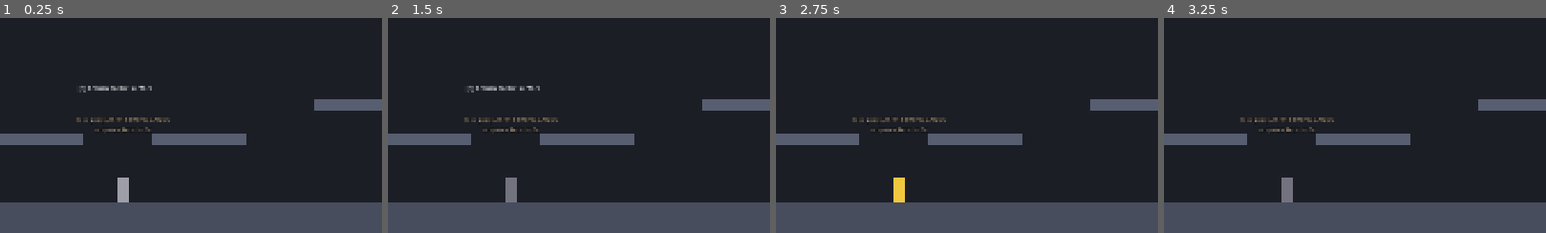
Above: before the commit, frames 1-4 (left to right).
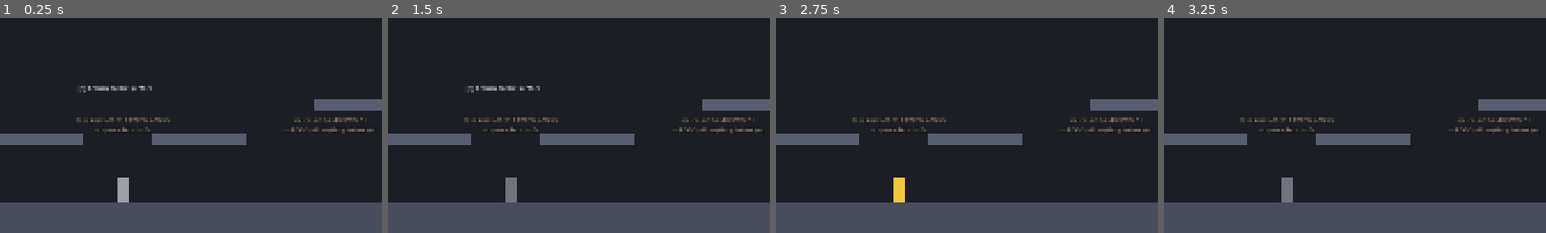
Above: after the commit, the same moments.

Repository: dlepi24/dungeon-delve
Game: Godot game, scene res://src/rooms/gym.tscn
The game is run twice, just before and just after one commit, with the same random seed, the same clock (stepped at 60 frames per second) and the same inputs. This scene is started directly instead of the project's main scene.
Inputs (mouse positions are % of the whole screen's width and height, from its top left):
- Up to frame 1 (0.25 s): no input
- Up to frame 2 (1.5 s): tap Enter (ui_accept) at 0.5 s; move the mouse to (72, 45) at 0.52 s; hold D (move_right) 0.53-1.25 s; click (72, 45) at 0.6 s; tap Space (jump) at 0.77, 1.07 s; right-click (72, 45) at 0.8 s; drag from (30, 55) to (14, 78) at 1.27 s
- Up to frame 3 (2.75 s): move the mouse to (60, 28) at 2.02 s; hold D (move_right) from 2.03 s (still down); hold Space (jump) from 2.03 s (still down); click (60, 28) at 2.3 s
- Up to frame 4 (3.25 s): release D (move_right) at 2.75 s; release Space (jump) at 2.75 s; drag from (45, 70) to (20, 75) at 2.77 s
The pictures show only the part of the screen within x 35-85%, y 42-92%; the shares and areas given below are measured in that part.

The runs differ from the first frame. In frame 1, 0.5% of the frame differs, in the area x 76-98%, y 46-54%; in frame 2, 0.5%; in frame 3, 0.5%; in frame 4, 0.5%.

Commit message:
Add the Pick Pogo: the miner's traversal verb
Dustin's call from the movement design session. In the air, attack
while holding down: the pick strikes beneath you, and anything it
connects with launches you past jump height with air control refreshed
— enemies, the Overseer, spike beds struck from above, and falling
debris (destroyed by the bounce). It needs a TARGET on purpose: pure
verticality stays with the tier layouts; the pogo is expression, earned
mid-fight. Costs no input budget (down + attack), no riposte, chips
half poise at 0.8x damage — movement first. All windows and the bounce
speed are exports. Gym signage teaches it.

Co-Authored-By: Claude Fable 5 <noreply@anthropic.com>

Diff:
--- a/src/player/player.gd
+++ b/src/player/player.gd
@@ -90,6 +90,18 @@
 ## Hitbox position relative to the player, mirrored by facing.
 @export var attack_hitbox_offset: Vector2 = Vector2(34, -28)
 
+@export_group("Pogo")
+## Upward speed granted by a connected pick pogo (down+attack in the air).
+## Compare the jump's launch speed (~578 at defaults): slightly above it, so a
+## bounce chain can climb.
+@export var pogo_bounce_speed: float = 640.0
+## Pogo damage as a fraction of the weapon's swing. Below 1: it is a movement
+## verb that hurts, not a better attack.
+@export var pogo_damage_mult: float = 0.8
+## Startup and active windows, ms. Fast — the read is the aim, not the wait.
+@export var pogo_startup_ms: int = 50
+@export var pogo_active_ms: int = 240
+
 @export_group("Parry")
 ## GDD feel spec: 120 ms. The greedy window.
 @export var parry_active_ms: int = 120
@@ -459,6 +471,20 @@
 	return equipped_weapon.recovery_ms if equipped_weapon != null else attack_recovery_ms
 func _w_cancel() -> int:
 	return equipped_weapon.cancel_start_ms if equipped_weapon != null else attack_cancel_start_ms
+
+
+## Juice for a pogo bounce off something that is not a hurtbox (spikes,
+## debris) — hurtbox hits already ride the hit_landed juice train.
+func pogo_bounced() -> void:
+	_juice.punch(Vector2(0.82, 1.24))
+	Rumble.hit()
+	_dust(4, 60.0)
+
+
+## Restore the attack hitbox to the equipped weapon's shape — public because
+## the pogo state borrows the hitbox and must hand it back exactly as found.
+func reset_attack_hitbox() -> void:
+	_resize_attack_hitbox()
 
 
 ## Resize the physical hitbox and its swing arc to the equipped weapon, so a
--- a/src/player/player.tscn
+++ b/src/player/player.tscn
@@ -15,6 +15,7 @@
 [ext_resource type="Script" path="res://src/player/states/attack.gd" id="7_attack"]
 [ext_resource type="Script" path="res://src/player/states/parry.gd" id="8_parry"]
 [ext_resource type="Script" path="res://src/player/states/hitstun.gd" id="9_hitstun"]
+[ext_resource type="Script" path="res://src/player/states/pogo.gd" id="9_pogo"]
 [ext_resource type="Script" path="res://src/systems/hitbox.gd" id="10_hitbox"]
 [ext_resource type="Script" path="res://src/systems/hurtbox.gd" id="11_hurtbox"]
 [ext_resource type="Script" path="res://src/systems/body_juice.gd" id="12_juice"]
@@ -118,3 +119,6 @@
 
 [node name="Hitstun" type="Node" parent="StateMachine"]
 script = ExtResource("9_hitstun")
+
+[node name="Pogo" type="Node" parent="StateMachine"]
+script = ExtResource("9_pogo")
--- a/src/player/states/air.gd
+++ b/src/player/states/air.gd
@@ -19,6 +19,10 @@
 	if player.try_consume_roll():
 		return &"Roll"
 	if player.try_consume_attack():
+		# Holding down turns the air attack into the Pick Pogo — the traversal
+		# verb. No held direction (or held up/side) swings normally.
+		if Input.is_action_pressed(&"move_down"):
+			return &"Pogo"
 		return &"Attack"
 	if player.try_consume_parry():
 		return &"Parry"
--- /dev/null
+++ b/src/player/states/pogo.gd
@@ -0,0 +1,98 @@
+extends PlayerState
+## The Pick Pogo — the traversal verb (GDD 2026-07-18, Dustin's call).
+##
+## In the air, attack while holding down: the pick strikes BENEATH you, and
+## anything it connects with launches you back up past jump height, air
+## control refreshed. Enemies, the Overseer, falling debris (destroyed on the
+## bounce), even spike beds — struck from above, the mine's teeth are
+## footholds. It needs a TARGET, which is the point: pure verticality still
+## belongs to the tier layouts; the pogo is expression, earned mid-fight.
+##
+## Costs no input budget (down + attack, both long bound) and does not consume
+## a riposte — that stays the sword's payoff.
+
+var _elapsed: int = 0
+var _bounced: bool = false
+var _saved_mask: int = 0
+
+const POGO_SIZE: Vector2 = Vector2(54, 34)
+const POGO_OFFSET: Vector2 = Vector2(0, 24)
+
+
+func enter() -> void:
+	_elapsed = 0
+	_bounced = false
+	var hitbox: Hitbox = player.attack_hitbox
+	# Strike costs no riposte and chips little poise: movement first, damage second.
+	hitbox.damage = player.weapon_damage() * player.pogo_damage_mult * player.damage_multiplier()
+	hitbox.poise_damage = player.weapon_poise_damage() * 0.5
+	hitbox.is_riposte = false
+	var shape: RectangleShape2D = hitbox.get_node("CollisionShape2D").shape as RectangleShape2D
+	if shape != null:
+		shape.size = POGO_SIZE
+	var swing: ColorRect = hitbox.visual as ColorRect
+	if swing != null:
+		swing.size = POGO_SIZE
+		swing.position = -POGO_SIZE * 0.5
+		swing.color = player.weapon_swing_colour()
+	# Hazards and projectiles live on EnemyAttack; the pick must feel them to
+	# bounce off them. Restored on exit.
+	_saved_mask = hitbox.collision_mask
+	hitbox.collision_mask = _saved_mask | CollisionLayers.ENEMY_ATTACK
+
+
+func exit() -> void:
+	var hitbox: Hitbox = player.attack_hitbox
+	hitbox.deactivate()
+	hitbox.collision_mask = _saved_mask
+	player.reset_attack_hitbox()
+
+
+func physics_update(delta: float) -> StringName:
+	_elapsed += 1
+	player.apply_gravity(delta)
+	player.apply_horizontal(delta, player.get_input_direction() * 0.6)
+
+	var hitbox: Hitbox = player.attack_hitbox
+	# The player repositions the hitbox for the equipped weapon every tick;
+	# the pogo points it down again after.
+	hitbox.position = POGO_OFFSET
+
+	var startup: int = player.ms_to_ticks(player.pogo_startup_ms)
+	var active_end: int = startup + player.ms_to_ticks(player.pogo_active_ms)
+
+	if _elapsed == startup:
+		hitbox.activate()
+
+	if _elapsed > startup and not _bounced:
+		if hitbox.hit_count() > 0:
+			_bounce()
+		else:
+			for area: Area2D in hitbox.get_overlapping_areas():
+				if area is Projectile:
+					area.queue_free()
+					_bounce()
+					player.pogo_bounced()
+					break
+				elif area is Spikes:
+					_bounce()
+					player.pogo_bounced()
+					break
+
+	if _bounced:
+		return &"Air"
+	if player.is_on_floor():
+		return &"Idle"
+	if _elapsed >= active_end:
+		return &"Air"
+	return &""
+
+
+func _bounce() -> void:
+	_bounced = true
+	player.velocity.y = -player.pogo_bounce_speed
+
+
+## Getting hit mid-pogo is a normal hit — no armor, no parry.
+func on_hit(_hitbox: Hitbox) -> StringName:
+	return &"Hitstun"
--- a/src/rooms/gym.gd
+++ b/src/rooms/gym.gd
@@ -56,6 +56,7 @@
 	_sign(Vector2(400, 700), "%s to swing   ·   %s to roll" % [
 		Keybinds.hint_for(&"attack"), Keybinds.hint_for(&"roll"),
 	])
+	_sign(Vector2(1500, 700), "in the air: hold DOWN + %s\nto POGO off anything below you" % Keybinds.hint_for(&"attack"))
 
 
 func _sign(at: Vector2, text: String) -> void:
--- a/src/systems/hitbox.gd
+++ b/src/systems/hitbox.gd
@@ -91,6 +91,12 @@
 	return _active
 
 
+## How many targets this activation has connected with. The pogo state polls
+## it to know the strike landed without wiring another signal.
+func hit_count() -> int:
+	return _already_hit.size()
+
+
 func notify_parried() -> void:
 	# Close the box first: a parried attack must not also land.
 	deactivate()
Not shown: 1 places in src/player/player.tscn that only renumber resources
Not shown, added: src/player/states/pogo.gd.uid
